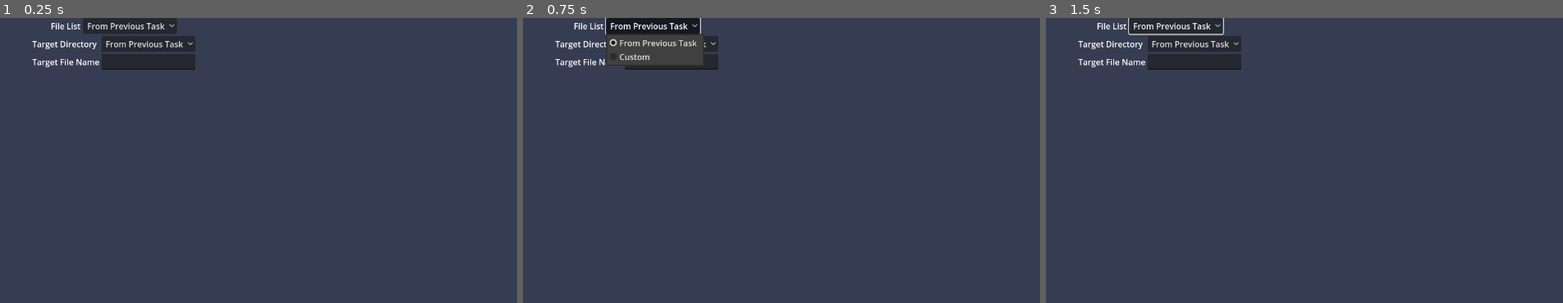
Above: before the commit, frames 1-3 (left to right).
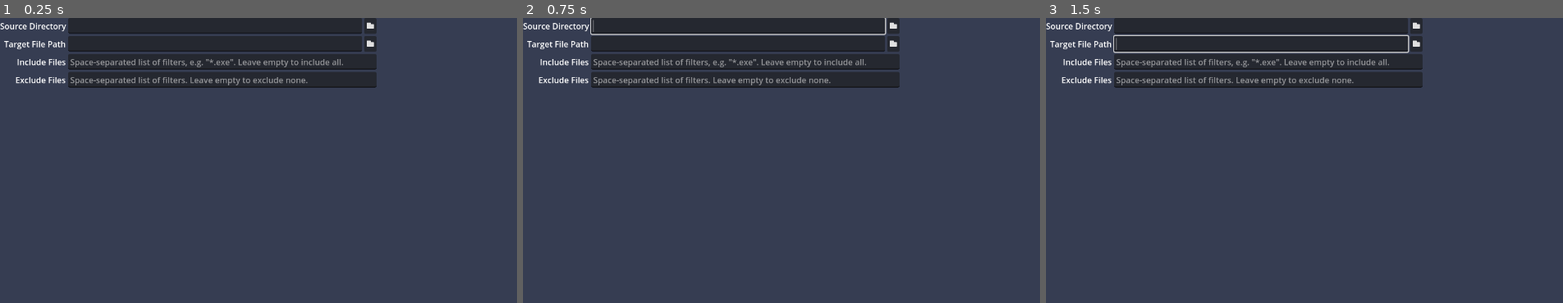
Above: after the commit, the same moments.

Repository: KoBeWi/Godot-Project-Builds
Game: Godot game, scene res://Tasks/PackZIP.tscn
Same seed, same stepped clock (60 frames per second), same inputs: the game is played once before the commit and once after it. This scene is started directly instead of the project's main scene.
Inputs (mouse positions are in pixels of both pictures, inside the frame that each line leads up to):
- Up to frame 1 (0.25 s): no input
- Up to frame 2 (0.75 s): click (652, 26) at 0.5 s, where only the run before the commit has a clickable "From Previous Task"
- Up to frame 3 (1.5 s): click (1195, 43) at 1.25 s, where only the run before the commit has a clickable "From Previous Task"

The runs differ from the first frame. In frame 1, 11% of the frame differs, in the area x 0-73%, y 0-25%; in frame 2, 12%; in frame 3, 12%.

Commit message:
Rework ZIPs

Diff:
--- a/Nodes/Command.tscn
+++ b/Nodes/Command.tscn
@@ -209,6 +209,7 @@
 [node name="OutputLabel" type="TextEdit" parent="MarginContainer/VBoxContainer/Output"]
 unique_name_in_owner = true
 layout_mode = 2
+theme_override_colors/font_readonly_color = Color(1, 1, 1, 1)
 editable = false
 scroll_fit_content_height = true
 
--- a/Nodes/GUI/DirectorySelector.tscn
+++ b/Nodes/GUI/DirectorySelector.tscn
@@ -13,6 +13,7 @@
 
 @export var mode: Mode
 @export var scope: Scope
+@export var filters: PackedStringArray
 
 signal path_changed
 
@@ -34,6 +35,8 @@
 
 	if scope == Scope.PROJECT:
 		file_dialog.current_dir = Data.project_path
+
+	file_dialog.filters = filters
 
 func open_dialog() -> void:
 	file_dialog.popup_centered_ratio(0.5)
@@ -62,7 +65,7 @@
 
 [node name="FileDialog" type="FileDialog" parent="."]
 title = "Open a File"
-ok_button_text = "Otwórz"
+ok_button_text = "Open"
 file_mode = 0
 access = 2
 
--- a/Scripts/Tools/PackZIP.gd
+++ b/Scripts/Tools/PackZIP.gd
@@ -1,51 +1,99 @@
 extends SceneTree
 
 var root_path: String
+var include_filters: PackedStringArray
+var exclude_filters: PackedStringArray
+
+var quit_error: int
 
 func _init() -> void:
 	var args: Array[String]
 	args.assign(OS.get_cmdline_user_args())
 	if args.size() < 2:
-		printerr("Not enough arguments. Required 2 (at least one file path + ZIP name), received %d" % args.size())
+		printerr("Not enough arguments. Required 2+ (source, destination, [filters]), received %d" % args.size())
 		quit(ERR_INVALID_PARAMETER)
 		return
 
-	var file_name: String = args.pop_back()
-	if not file_name.get_extension() == "zip":
-		file_name += ".zip"
+	root_path = args[0]
+	var target_path := args[1]
 
-	root_path = args[0].get_base_dir()
-	if not root_path.ends_with("/"):
-		root_path = root_path + "/"
+	var mode := 0
+	for i in range(2, args.size()):
+		var arg := args[i]
+		if arg == "--include":
+			mode = 1
+		elif arg == "--exclude":
+			mode = 2
+		else:
+			if mode == 1:
+				include_filters.append(arg)
+			elif mode == 2:
+				exclude_filters.append(arg)
 
 	var zip := ZIPPacker.new()
-	var zip_path := root_path.path_join(file_name)
-	print("Creating ZIP file: %s" % zip_path)
+	print("Creating ZIP file: %s" % target_path)
 
-	var error := zip.open(zip_path)
+	var error := zip.open(target_path)
 	if error != OK:
 		printerr("Creating failed, error %d" % error)
 		quit(error)
 		return
 
-	for file in args:
-		pack(zip, file)
+	pack_files(zip, root_path)
 
 	zip.close()
-	print("Packing finished")
+	if quit_error == OK:
+		print("Packing finished")
+	else:
+		printerr("Packing failed")
 
-	quit()
+	quit(quit_error)
+
+func pack_files(zip: ZIPPacker, dir: String):
+	var da := DirAccess.open(dir)
+	if not da:
+		printerr("Error opening directory: %s" % dir)
+		quit_error = DirAccess.get_open_error()
+		return
+
+	da.include_hidden = true
+
+	for file in da.get_files():
+		var skip := not include_filters.is_empty()
+		for filter in include_filters:
+			if file.match(filter):
+				skip = false
+				break
+
+		if not skip:
+			for filter in exclude_filters:
+				if file.match(filter):
+					skip = true
+					break
+
+		if not skip:
+			pack(zip, dir.path_join(file))
+
+		if quit_error != OK:
+			return
+
+	for d in da.get_directories():
+		pack_files(zip, dir.path_join(d))
+
+		if quit_error != OK:
+			return
 
 func pack(zip: ZIPPacker, file: String):
-	var target_file := file.trim_prefix(root_path)
+	var target_file := file.trim_prefix(root_path + "/")
 
 	print("Packing file: %s" % target_file)
 	var data := FileAccess.get_file_as_bytes(file)
 	if data.is_empty():
 		var error := FileAccess.get_open_error()
-		printerr("Error reading file: %d" % error)
-		quit(error)
-		return
+		if error != OK:
+			printerr("Error reading file: %d" % error)
+			quit_error = error
+			return
 
 	zip.start_file(target_file)
 	zip.write_file(data)
--- a/Tasks/PackZIP.tscn
+++ b/Tasks/PackZIP.tscn
@@ -1,12 +1,20 @@
-[gd_scene load_steps=2 format=3 uid="uid://dw4t3o5hj774w"]
+[gd_scene load_steps=3 format=3 uid="uid://dw4t3o5hj774w"]
+
+[ext_resource type="PackedScene" uid="uid://cyl1d6reu3mk4" path="res://Nodes/GUI/DirectorySelector.tscn" id="1_smuq5"]
 
 [sub_resource type="GDScript" id="GDScript_ess8h"]
 script/source = "extends Task
-## TODO: custom files
-## w sumie można po prostu podać folder i ew. filtr -> relevant path do wywalenia
+
+@onready var source_directory: Control = %SourceDirectory
+@onready var target_path: Control = %TargetPath
+@onready var file_filter: LineEdit = %FileFilter
+@onready var file_filter2: LineEdit = %FileFilter2
 
 func _get_task_name() -> String:
 	return \"Pack ZIP\"
+
+func _get_execute_string() -> String:
+	return \"Pack folder \\\"%s\\\" into \\\"%s\\\"\" % [source_directory.text.get_file(), target_path.text.get_file()]
 
 func _get_command() -> String:
 	return OS.get_executable_path()##TODO: sprawdzić jak działa przy eksporcie
@@ -23,70 +31,95 @@
 
 	ret.append(\"--\")
 
-	ret.append_array(get_previous_task()._get_relevant_file_paths())
-	ret.append(%ZIPName.text)
+	ret.append(source_directory.text)
+	ret.append(target_path.text)
+	ret.append(\"--include\")
+	ret.append_array(file_filter.text.split(\" \"))
+	ret.append(\"--exclude\")
+	ret.append_array(file_filter2.text.split(\" \"))
 
 	return ret
 
 func _load():
-	%ZIPName.text = data[\"zip_name\"]
+	source_directory.text = data[\"source\"]
+	target_path.text = data[\"destination\"]
+	file_filter.text = data[\"include_files\"]
+	file_filter2.text = data[\"exclude_files\"]
 
 func _store():
-	data[\"zip_name\"] = %ZIPName.text
+	data[\"source\"] = source_directory.text
+	data[\"destination\"] = target_path.text
+	data[\"include_files\"] = file_filter.text
+	data[\"exclude_files\"] = file_filter2.text
 
 func _get_task_info() -> PackedStringArray:
 	return [
 		\"Packs specified files in a ZIP archive.\",
-		\"File List|List of files to pack. \\\"From Previous Task\\\" will try to fetch them from the task above, e.g. list of exported files from project export.\",
-		\"Target Directory|The directory where the ZIP will be created.\",
-		\"Target File Name|Name of the ZIP archive (excluding the extension).\",
+		\"Source Directory|Files from this directory will be packed.\",
+		\"Target File Path|Path of the target ZIP archive.\",
+		\"Include Files|List of filters for files from the directory. Example: \\\"*.exe *.pck\\\". If empty, all files will be packed. Otherwise only files that match the filter will be included.\",
+		\"Exclude Files|Filters files from the directory. Files that match this filter will be excluded.\",
 	]
 "
 
 [node name="MakeZip" type="VBoxContainer"]
-offset_right = 444.0
+offset_right = 734.0
 offset_bottom = 101.0
 script = SubResource("GDScript_ess8h")
 
-[node name="HBoxContainer" type="HBoxContainer" parent="."]
-layout_mode = 2
-alignment = 1
-
-[node name="Label" type="Label" parent="HBoxContainer"]
-layout_mode = 2
-text = "File List"
-
-[node name="OptionButton" type="OptionButton" parent="HBoxContainer"]
-layout_mode = 2
-selected = 0
-item_count = 2
-popup/item_0/text = "From Previous Task"
-popup/item_0/id = 0
-popup/item_1/text = "Custom"
-popup/item_1/id = 1
-
 [node name="GridContainer" type="GridContainer" parent="."]
 layout_mode = 2
-size_flags_horizontal = 4
 columns = 2
 
 [node name="Label2" type="Label" parent="GridContainer"]
 layout_mode = 2
-text = "Target Directory"
+size_flags_horizontal = 8
+text = "Source Directory"
+horizontal_alignment = 2
 
-[node name="OptionButton2" type="OptionButton" parent="GridContainer"]
+[node name="SourceDirectory" parent="GridContainer" instance=ExtResource("1_smuq5")]
+unique_name_in_owner = true
 layout_mode = 2
-selected = 0
-item_count = 2
-popup/item_0/text = "From Previous Task"
-popup/item_0/id = 0
-popup/item_1/text = "Custom"
-popup/item_1/id = 1
+size_flags_horizontal = 3
+scope = 1
 
 [node name="Label3" type="Label" parent="GridContainer"]
 layout_mode = 2
-text = "Target File Name"
+size_flags_horizontal = 8
+text = "Target File Path"
+horizontal_alignment = 2
 
-[node name="ZIPName" type="LineEdit" parent="GridContainer"]
+[node name="TargetPath" parent="GridContainer" instance=ExtResource("1_smuq5")]
+unique_name_in_owner = true
+auto_translate_mode = 1
+layout_mode = 2
+size_flags_horizontal = 3
+mode = 2
+scope = 1
+filters = PackedStringArray("*.zip")
+
+[node name="Label" type="Label" parent="GridContainer"]
+layout_mode = 2
+size_flags_horizontal = 8
+text = "Include Files"
+horizontal_alignment = 2
+
+[node name="FileFilter" type="LineEdit" parent="GridContainer"]
 unique_name_in_owner = true
 layout_mode = 2
+size_flags_horizontal = 3
+placeholder_text = "Space-separated list of filters, e.g. \"*.exe\". Leave empty to include all."
+
+[node name="Label4" type="Label" parent="GridContainer"]
+auto_translate_mode = 1
+layout_mode = 2
+size_flags_horizontal = 8
+text = "Exclude Files"
+horizontal_alignment = 2
+
+[node name="FileFilter2" type="LineEdit" parent="GridContainer"]
+unique_name_in_owner = true
+auto_translate_mode = 1
+layout_mode = 2
+size_flags_horizontal = 3
+placeholder_text = "Space-separated list of filters. Leave empty to exclude none."
